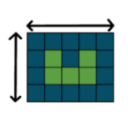
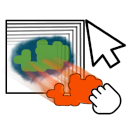
Comparing the layer stacks of the two 128px x 128px images. Changes:
removed layer "changedimensions" over 7, 17, 116, 104
renamed "newmap" to "dragdrop", showed it, painted on it over 2, 17, 127, 115
